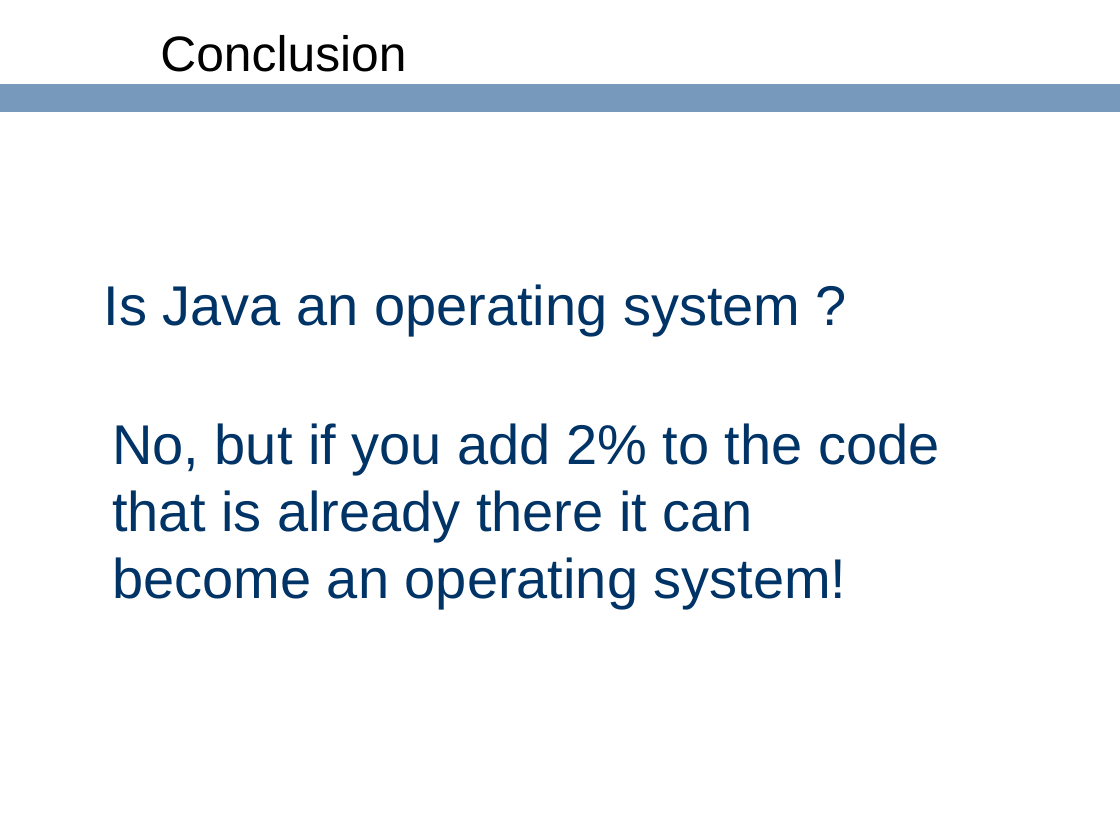
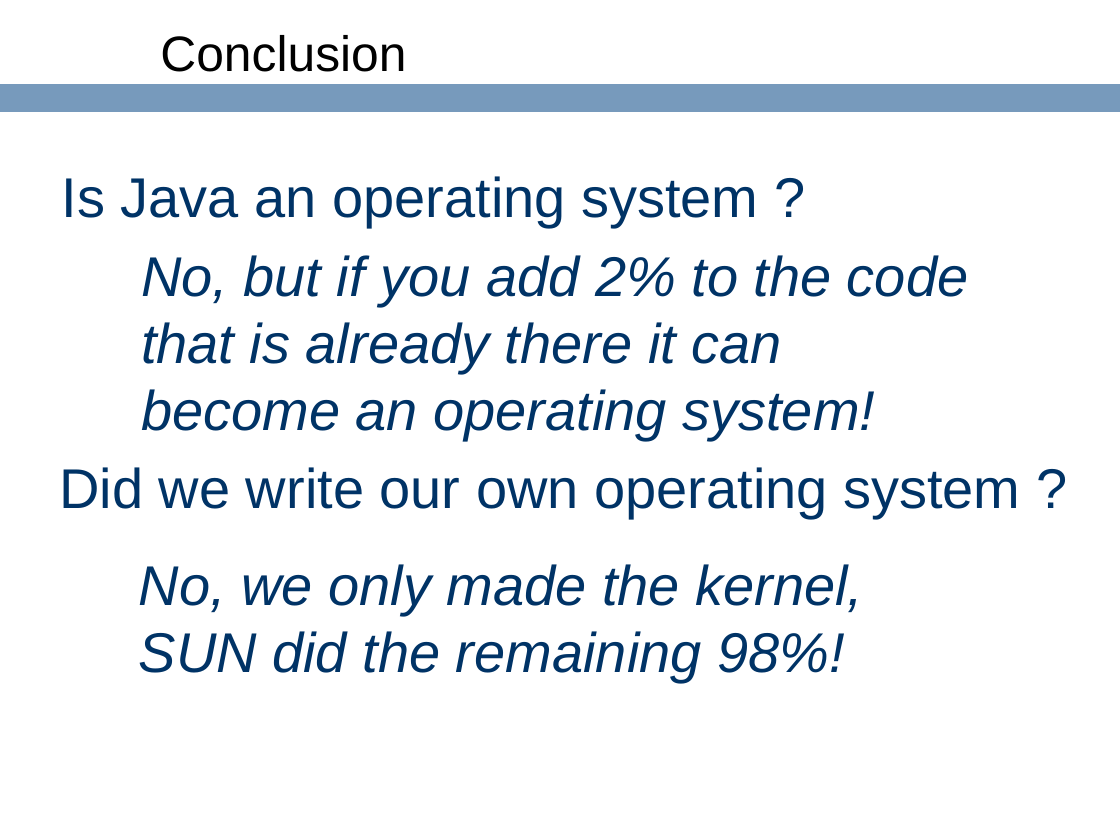
Before and after one commit to ringgaard/sanos, a slide deck: slide 22 of doc/jbox-jaoo.ppt. Drawn at 1120x840 pixels with LibreOffice and Linux fonts; fonts in the diff are those of the drawing; background and template pictures are left out. Boxes give left, top, right and bottom in pixels: in the first picture for what was removed or moved away, otherwise in the second. Text is boxed around its words. In the diff, an @@ line names an element or a change of style, - is before the commit and + after.

```diff
--- a/doc/jbox-jaoo.ppt
+++ b/doc/jbox-jaoo.ppt
@@ text "Is Java an operating system ...": place and size @@
-text "Is Java an operating system ..." at box(104, 284, 800, 334)
+text "Is Java an operating system ..." at box(62, 176, 758, 226)
@@ text "No, but if you add ...": place and size @@
-text "No, but if you add ..." at box(112, 423, 939, 608)
+text "No, but if you add ..." at box(141, 255, 968, 440)
@@ text "No, but if you add ..." at box(141, 255, 968, 440): italic on @@
@@ text added at box(59, 467, 1020, 517), 36 pt, text #003366 @@
+Did we write our own operating system ?
@@ text added at box(139, 564, 863, 682), 36 pt, text #003366, italic @@
+No, we only made the kernel, SUN did the remaining 98%!
```
Also in this commit, not shown: 7 other slides changed, 1 other file.
